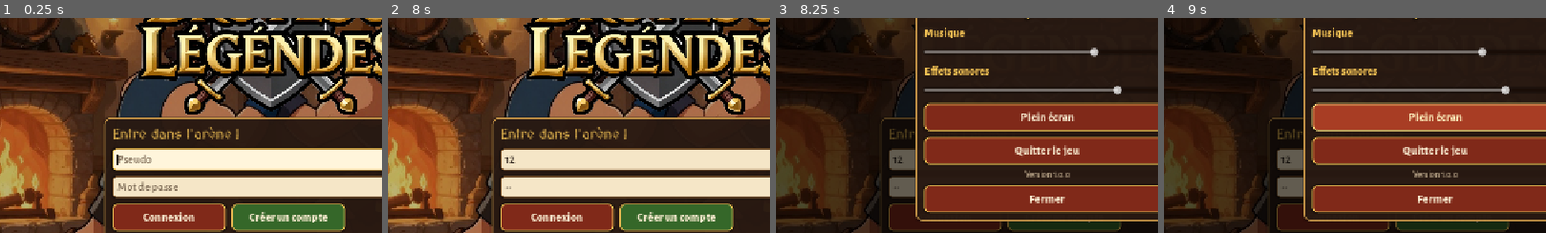
Above: before the commit, frames 1-4 (left to right).
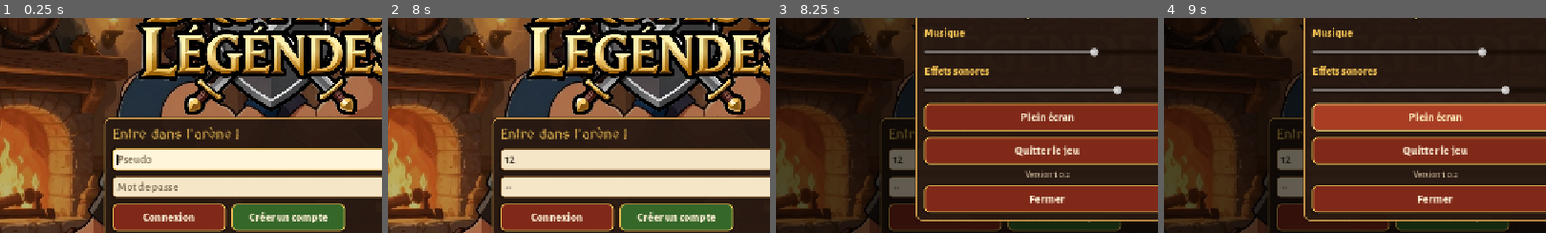
Above: after the commit, the same moments.

Repository: ngoujon/valorbrawl
Game: Godot game, scene res://scenes/main.tscn
The game is run twice, just before and just after one commit, with the same random seed, the same clock (stepped at 60 frames per second) and the same inputs.
Inputs (mouse positions are % of the whole screen's width and height, from its top left):
- Up to frame 1 (0.25 s): no input
- Up to frame 2 (8 s): click (50, 63) at 0.52 s; type "12" at 0.6 s; click (50, 69) at 0.75 s; type "12" at 0.83 s; click "Connexion" at 1.25 s; click "Créer un compte" at 2 s; click "Signaler" at 2.75 s; click "Connexion" at 3.5 s; click "Créer un compte" at 4.25 s; click "Signaler" at 5 s; click "Connexion" at 5.75 s; click "Créer un compte" at 6.5 s; click "Signaler" at 7.25 s
- Up to frame 3 (8.25 s): click "Options" at 8 s
- Up to frame 4 (9 s): click "Plein écran" at 8.75 s
The pictures show only the part of the screen within x 14-64%, y 30-80%; the shares and areas given below are measured in that part.

Frames 1-2 are identical in both runs. In frame 3, 0.1% of the frame differs, in the area x 65-77%, y 70-75%; in frame 4, 0.1%.

Commit message:
Bande-annonce, jeu Windows uniquement, mises à jour automatiques fiabilisées
- bande-annonce : plans MiniMax H3 (ComfyUI), séquences de gameplay filmées
  avec le Movie Maker de Godot, musique ACE-Step
- suppression de la version navigateur : le site présente et propose le
  téléchargement du jeu Windows
- mises à jour : installation du nouveau .pck à côté de l'exe puis relance
  (les templates release n'acceptent pas --main-pack), dossier utilisateur ValorBrawl
- carte de campagne redessinée, images plus légères (pck 35 -> 22 Mo)
- README illustré, dossier exporté renommé ValorBrawl

Co-Authored-By: Claude Opus 5.5 <noreply@anthropic.com>

Diff:
--- a/project.godot
+++ b/project.godot
@@ -12,7 +12,9 @@
 
 config/name="Brutes & Légendes"
 config/description="Jeu de combats automatiques multijoueur dans un univers médiéval fantastique."
-config/version="1.0.0"
+config/version="1.0.2"
+config/use_custom_user_dir=true
+config/custom_user_dir_name="ValorBrawl"
 run/main_scene="res://scenes/main.tscn"
 config/features=PackedStringArray("4.7", "GL Compatibility")
 boot_splash/bg_color=Color(0.09, 0.06, 0.04, 1)
--- a/scripts/api.gd
+++ b/scripts/api.gd
@@ -19,10 +19,6 @@
 
 
 func _ready() -> void:
-	if OS.has_feature("web"):
-		var origin = JavaScriptBridge.eval("window.location.origin", true)
-		if typeof(origin) == TYPE_STRING and origin != "":
-			base_url = origin + "/test-labrute/api"
 	for arg in OS.get_cmdline_user_args() + OS.get_cmdline_args():
 		if arg.begins_with("--server="):
 			base_url = arg.substr(9)
--- a/scripts/main.gd
+++ b/scripts/main.gd
@@ -58,6 +58,12 @@
 	Updater.update_available.connect(_on_update)
 	Updater.progress.connect(func(r: float) -> void: _banner_label.text = "Téléchargement de la mise à jour : %d %%" % int(r * 100))
 	Updater.ready_to_restart.connect(_on_update_ready)
+	if "--auto-update" in OS.get_cmdline_user_args():
+		# Outil de test : télécharge la mise à jour dès qu'elle est annoncée, puis l'installe et relance le jeu.
+		Updater.update_available.connect(func(_i: Dictionary) -> void: Updater.download())
+		Updater.ready_to_restart.connect(func() -> void:
+			print("MISE A JOUR PRETE ", Updater.latest.version)
+			Updater.restart())
 	if "--check" in OS.get_cmdline_user_args():
 		# Vérification (outil de dev) : charge tous les écrans puis quitte.
 		for k in SCREENS:
@@ -275,7 +281,7 @@
 	_banner.visible = true
 	var notes := str(info.get("notes", ""))
 	_banner_label.text = "Mise à jour %s disponible%s" % [info.version, (" : " + notes) if notes != "" else ""]
-	_banner_btn.text = "Recharger la page" if OS.has_feature("web") else "Télécharger"
+	_banner_btn.text = "Télécharger"
 	_banner_btn.disabled = false
 
 
@@ -287,7 +293,7 @@
 
 
 func _banner_action() -> void:
-	if OS.has_feature("web") or Updater.downloaded:
+	if Updater.downloaded:
 		Updater.restart()
 	else:
 		_banner_btn.disabled = true
@@ -370,17 +376,15 @@
 			Audio.set(key, val)
 			Audio.save_settings())
 		v.add_child(s)
-	if not OS.has_feature("web"):
-		v.add_child(Game.button("Plein écran", func() -> void:
-			var w := get_window()
-			w.mode = Window.MODE_WINDOWED if w.mode == Window.MODE_FULLSCREEN else Window.MODE_FULLSCREEN))
+	v.add_child(Game.button("Plein écran", func() -> void:
+		var w := get_window()
+		w.mode = Window.MODE_WINDOWED if w.mode == Window.MODE_FULLSCREEN else Window.MODE_FULLSCREEN))
 	if Api.token != "":
 		v.add_child(Game.button("Se déconnecter", func() -> void:
 			shade.queue_free()
 			Api.logout()
 			show_screen("login")))
-	if not OS.has_feature("web"):
-		v.add_child(Game.button("Quitter le jeu", func() -> void: get_tree().quit()))
+	v.add_child(Game.button("Quitter le jeu", func() -> void: get_tree().quit()))
 	var ver := Game.label("Version %s" % Updater.current, 15, Game.MUTED)
 	ver.horizontal_alignment = HORIZONTAL_ALIGNMENT_CENTER
 	v.add_child(ver)
--- a/scripts/updater.gd
+++ b/scripts/updater.gd
@@ -1,9 +1,8 @@
 extends Node
 ## Mises à jour sans couper la partie :
 ## - le serveur publie /api/version : {version, pck, size, notes} ;
-## - sur PC, le nouveau pack (.pck) est téléchargé en arrière-plan dans user://update/ pendant que l'on joue,
-##   puis le jeu se relance dessus (--main-pack) quand le joueur le décide ; au lancement suivant il est repris d'office ;
-## - sur le web, il suffit de recharger la page (le serveur sert déjà la nouvelle version).
+## - le nouveau pack (.pck) est téléchargé en arrière-plan dans user://update/ pendant que l'on joue,
+##   puis installé à côté de l'exe et le jeu relancé quand le joueur le décide (sinon au lancement suivant).
 
 signal update_available(info: Dictionary)
 signal progress(ratio: float)
@@ -22,7 +21,7 @@
 
 func _ready() -> void:
 	current = str(ProjectSettings.get_setting("application/config/version", "1.0.0"))
-	if not OS.has_feature("web") and not OS.has_feature("editor"):
+	if not OS.has_feature("editor"):
 		_apply_pending()
 	_check.call_deferred()
 
@@ -45,25 +44,37 @@
 
 
 func _apply_pending() -> void:
-	## Au démarrage : si un pack plus récent a été téléchargé et qu'on ne tourne pas déjà dessus, relancer dessus.
+	## Au démarrage : si un pack plus récent a été téléchargé mais pas encore installé, l'installer (relance).
 	var v := _pending_version()
-	var pck := ProjectSettings.globalize_path(DIR + "game.pck")
 	if v == "" or not FileAccess.file_exists(DIR + "game.pck"):
 		return
 	if not newer(v, current):
-		if "--main-pack" not in OS.get_cmdline_args():
-			DirAccess.remove_absolute(pck)
-			DirAccess.remove_absolute(ProjectSettings.globalize_path(DIR + "version.txt"))
+		# déjà installé : ménage
+		DirAccess.remove_absolute(ProjectSettings.globalize_path(DIR + "game.pck"))
+		DirAccess.remove_absolute(ProjectSettings.globalize_path(DIR + "version.txt"))
 		return
-	_relaunch(pck)
+	_install_and_relaunch()
 
 
-func _relaunch(pck: String) -> void:
-	var args := PackedStringArray(["--main-pack", pck])
-	for a in OS.get_cmdline_args():
-		if a.begins_with("--server="):
-			args.append(a)
-	OS.create_process(OS.get_executable_path(), args)
+func _install_and_relaunch() -> void:
+	## Les templates release de Godot n'acceptent pas --main-pack : un script PowerShell masqué attend la fermeture
+	## du jeu, remplace le .pck posé à côté de l'exe par le nouveau, puis relance l'exe.
+	var exe := OS.get_executable_path()
+	var target := exe.get_basename() + ".pck"
+	var src := ProjectSettings.globalize_path(DIR + "game.pck")
+	var ps1 := ProjectSettings.globalize_path(DIR + "install.ps1")
+	var q := func(p: String) -> String: return "'" + p.replace("/", "\\").replace("'", "''") + "'"
+	var lines := PackedStringArray([
+		"$ErrorActionPreference = 'SilentlyContinue'",
+		"Wait-Process -Id %d -Timeout 15" % OS.get_process_id(),
+		"for ($i = 0; $i -lt 20; $i++) { try { Copy-Item -LiteralPath %s -Destination %s -Force -ErrorAction Stop; break } catch { Start-Sleep -Milliseconds 500 } }" % [q.call(src), q.call(target)],
+		"Start-Process -FilePath %s" % q.call(exe),
+	])
+	var script := char(0xFEFF) + "\r\n".join(lines) + "\r\n"
+	var f := FileAccess.open(DIR + "install.ps1", FileAccess.WRITE)
+	f.store_string(script)
+	f.close()
+	OS.create_process("powershell.exe", PackedStringArray(["-NoProfile", "-ExecutionPolicy", "Bypass", "-WindowStyle", "Hidden", "-File", ps1]))
 	get_tree().quit()
 
 
@@ -82,13 +93,13 @@
 		latest = res
 		downloaded = false
 		update_available.emit(res)
-		if not OS.has_feature("web") and _pending_version() == str(res.version) and FileAccess.file_exists(DIR + "game.pck"):
+		if _pending_version() == str(res.version) and FileAccess.file_exists(DIR + "game.pck"):
 			downloaded = true
 			ready_to_restart.emit()
 
 
 func download() -> void:
-	if _downloading or latest.is_empty() or OS.has_feature("web"):
+	if _downloading or latest.is_empty():
 		return
 	_downloading = true
 	DirAccess.make_dir_recursive_absolute(DIR)
@@ -123,8 +134,5 @@
 
 
 func restart() -> void:
-	if OS.has_feature("web"):
-		JavaScriptBridge.eval("window.location.reload()")
-		return
 	if downloaded:
-		_relaunch(ProjectSettings.globalize_path(DIR + "game.pck"))
+		_install_and_relaunch()
Not shown, added: docs/screenshots/20_fight_a.jpg.import
Not shown, added: docs/screenshots/22_fight_c.jpg.import
Not shown, changed: export_presets.cfg
Not shown, removed: tools/trailer/music.ogg.import
Not shown, changed: README.md
Not shown, changed: server/deploy/test-labrute.nginx.conf
Not shown, changed: tools/build.py
Not shown, changed: tools/deploy.py
Not shown, added: tools/trailer/build_trailer.py
Not shown, added: tools/trailer/clips/clip_brawl.mp4
Not shown, added: tools/trailer/clips/clip_dragon.mp4
Not shown, added: website/assets/trailer.mp4
(and 1 more such lines)
